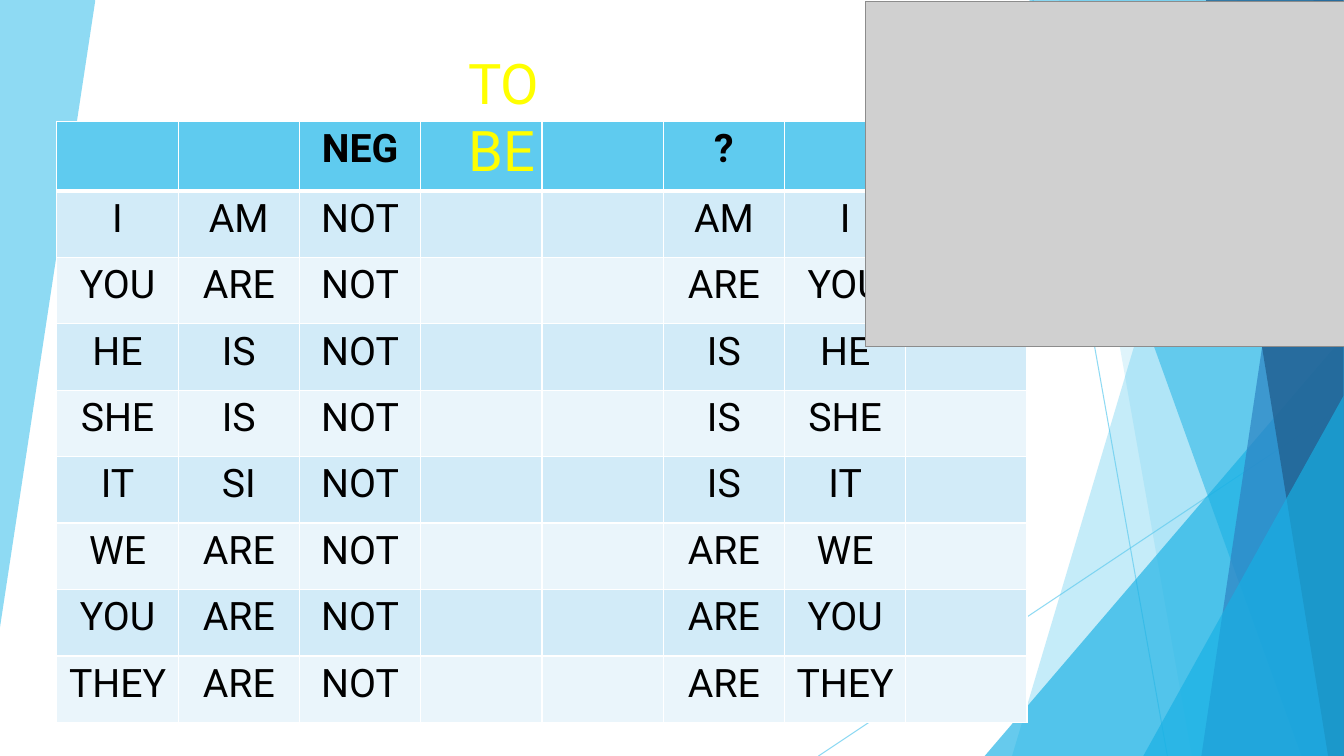
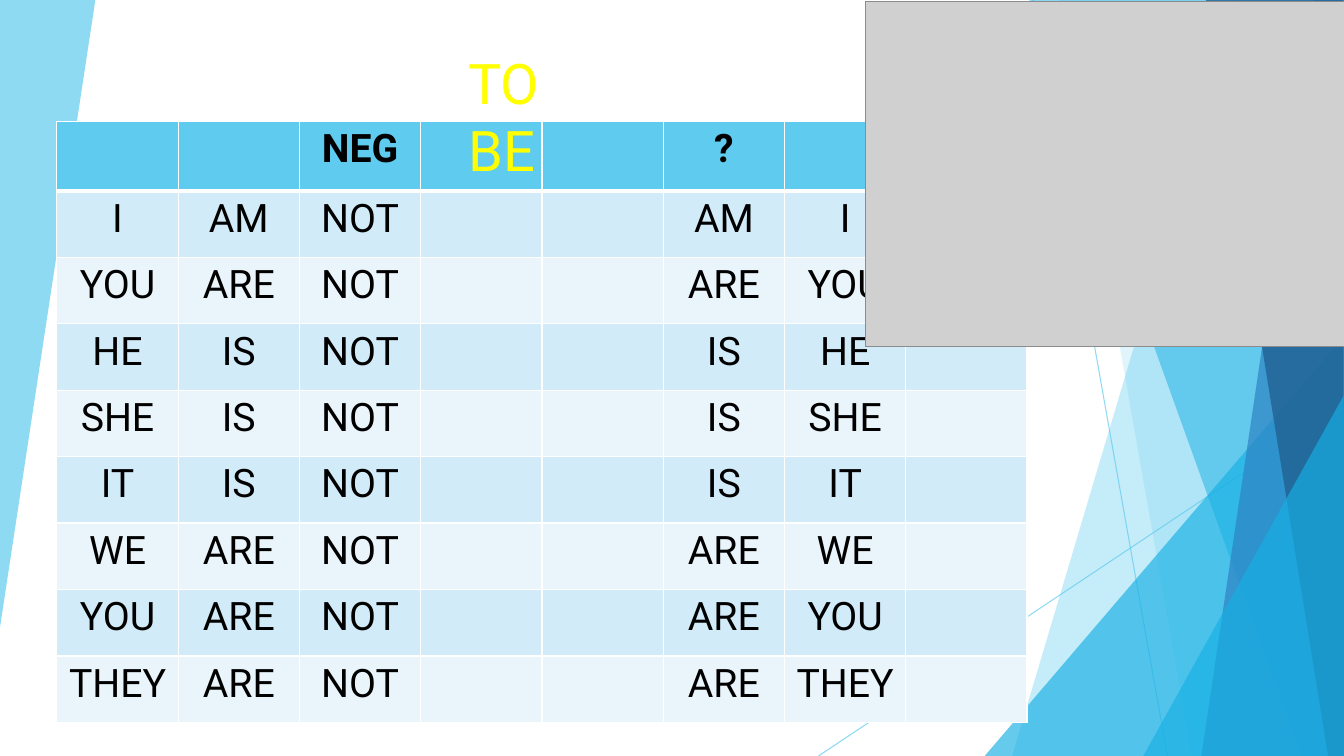
Before and after one commit to rawdre/ai-consulting, a slide deck: slide 34 of books/book-three-raw-english.pptx (slide 24 before the commit). Drawn at 1344x756 pixels with LibreOffice and Linux fonts; fonts in the diff are those of the drawing; grey boxes stand for pictures. Boxes give left, top, right and bottom in pixels: in the first picture for what was removed or moved away, otherwise in the second. Text is boxed around its words. In the diff, an @@ line names an element or a change of style, - is before the commit and + after.

```diff
--- a/books/book-three-raw-english.pptx
+++ b/books/book-three-raw-english.pptx
@@ table at box(56, 121, 1024, 723) @@
-row 6, column 2: SI
+row 6, column 2: IS
```
Also in this commit, not shown: 6 other slides changed, 10 slides added.
